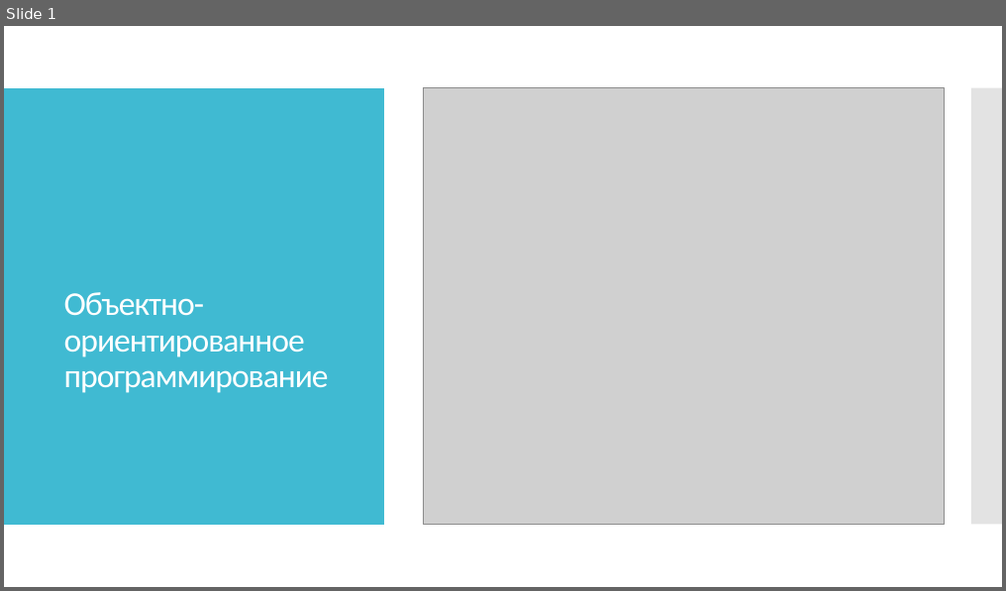
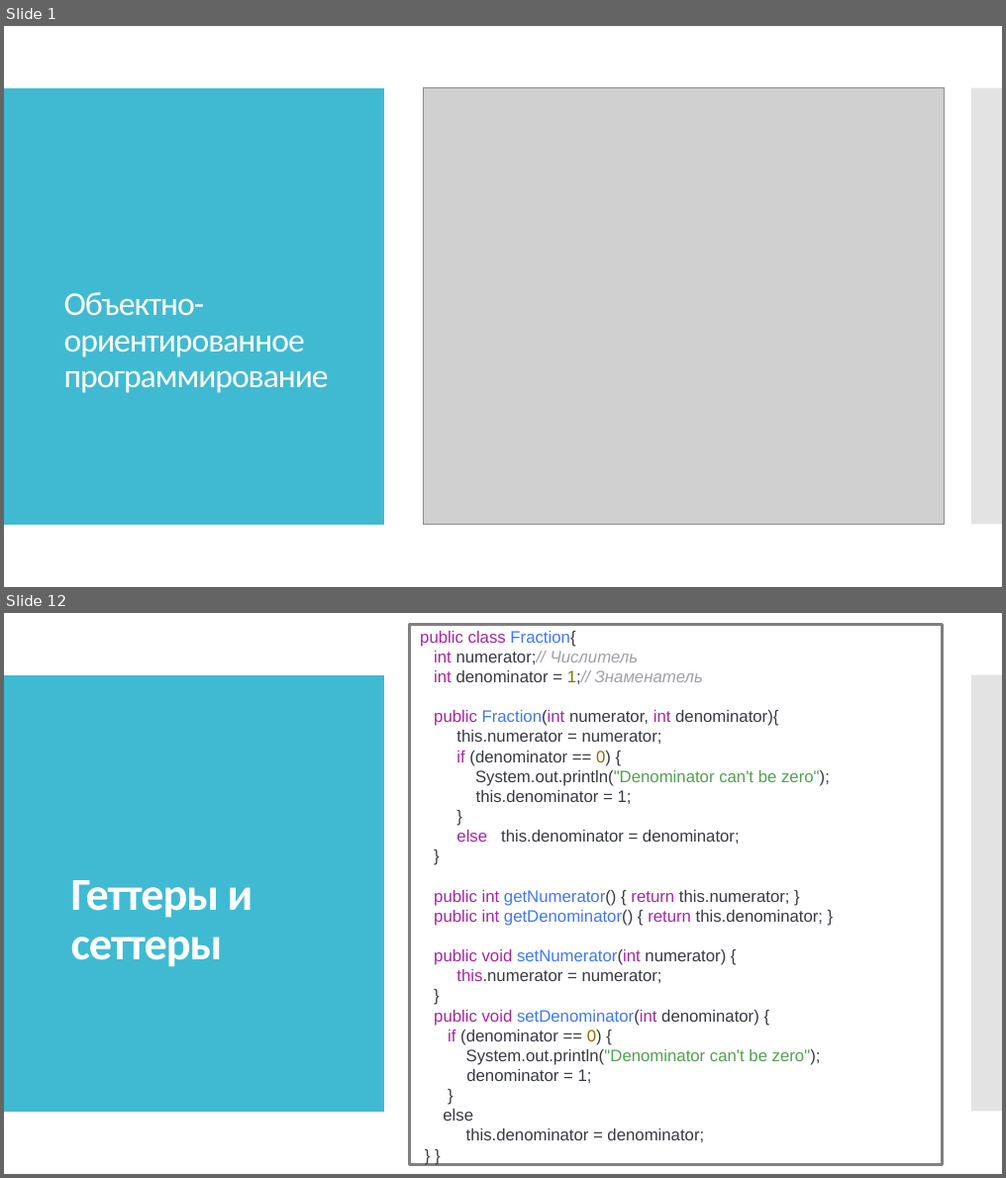
Before and after one commit to IriEfremova/LessonsCube, a slide deck: Samsung/Lesson12/PrincipOOP.pptx. Shown one above the other, each under a label of ours: slide 1 before the commit, slides 1 and 12 after it; the slides between them are not shown. The pictures are 1006x591 and 1006x1178 pixels, drawn with LibreOffice and Linux fonts; fonts in the diff are those of the drawing; grey boxes stand for pictures. Boxes give left, top, right and bottom in pixels: in the first picture for what was removed or moved away, otherwise in the second. Text is boxed around its words. In the diff, an @@ line names an element or a change of style, - is before the commit and + after.

Commit message:
Edit

```diff
--- a/Samsung/Lesson12/PrincipOOP.pptx
+++ b/Samsung/Lesson12/PrincipOOP.pptx
@@ slide 12 added at (4,613,1002,1174), background #FFFFFF; not listed: 2 template elements that a slide beside it also shows @@
@@ rectangle added at (4,613,1002,1174), fill #FFFFFF @@
@@ rectangle added at (410,624,943,1164), outline #808080 3 pt @@
@@ text added at (420,631,830,1143), 16 pt, text #383A42 @@
+public class Fraction{
+int numerator;// Числитель
+int denominator = 1;// Знаменатель
+public Fraction(int numerator, int denominator){
+this.numerator = numerator;
+if (denominator == 0) {
+System.out.println("Denominator can't be zero");
+this.denominator = 1;
+}
+else this.denominator = denominator;
+}
+public int getNumerator() { return this.numerator; }
+public int getDenominator() { return this.denominator; }
+public void setNumerator(int numerator) {
+this.numerator = numerator;
+}
+public void setDenominator(int denominator) {
+if (denominator == 0) {
+System.out.println("Denominator can't be zero");
+denominator = 1;
+}
+else
+this.denominator = denominator;
+} }
@@ rectangle added at (4,675,384,1112), fill #40BAD2 @@
@@ rectangle added at (971,675,1002,1112), fill #C8C8C8 at 50% opacity @@
@@ text added at (71,880,253,967), 44 pt, text #FFFFFF, bold @@
+Геттеры и сеттеры
```
Also in this commit, not shown: 15 other slides added, 20 slides removed.
